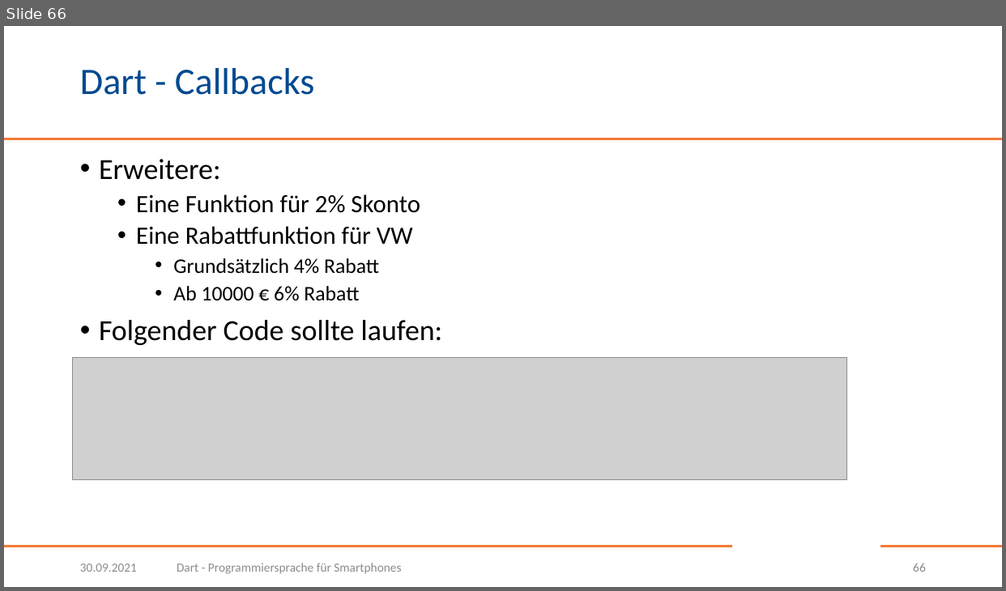
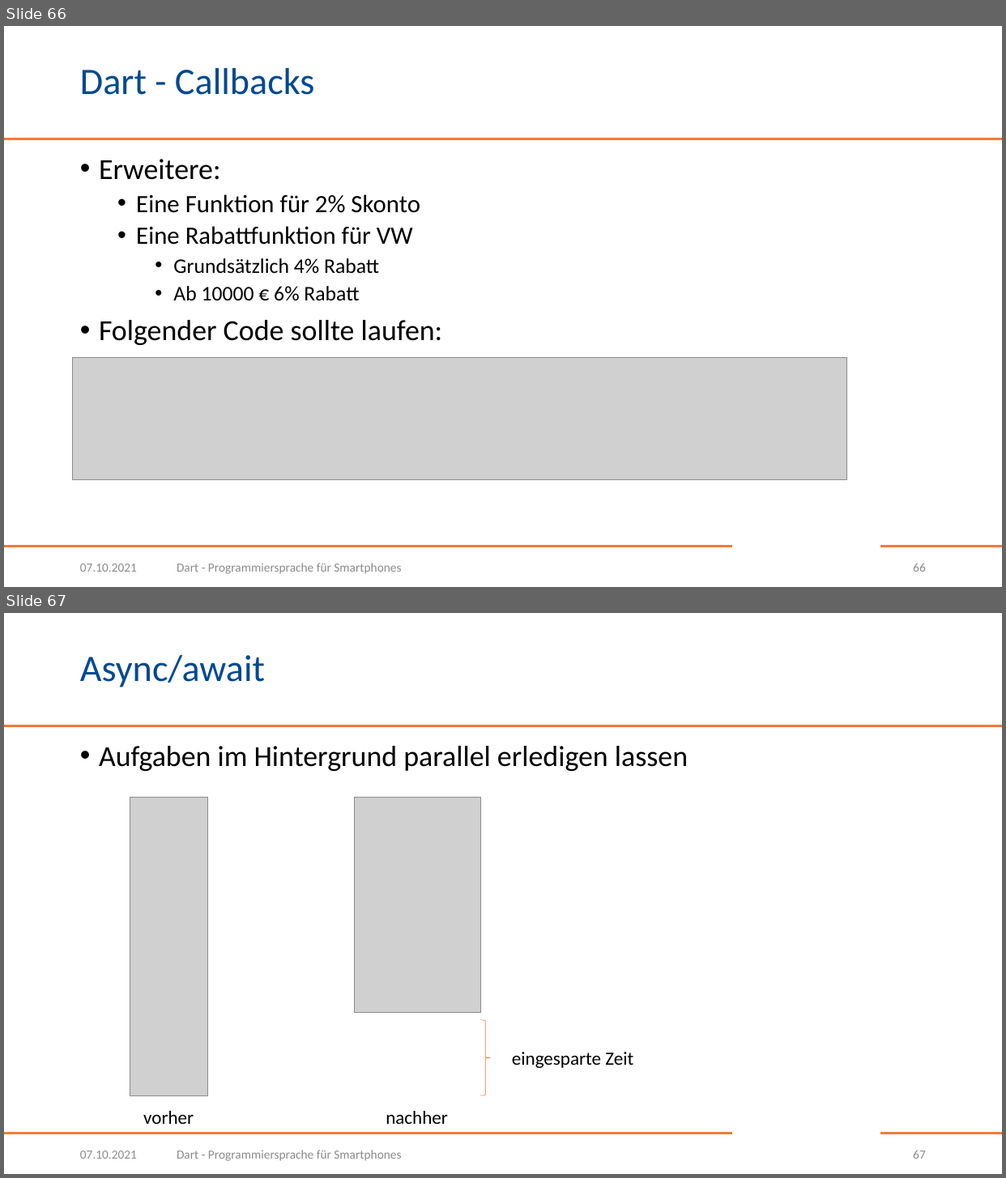
Before and after one commit to BogyMitutoyoCTL/Checklisten-App-2021, a slide deck: Dart.pptx. Shown one above the other, each under a label of ours: slide 66 before the commit, slides 66 and 67 after it. The pictures are 1006x591 and 1006x1178 pixels, drawn with LibreOffice and Linux fonts; fonts in the diff are those of the drawing; grey boxes stand for pictures; background and template pictures are left out. Boxes give left, top, right and bottom in pixels: in the first picture for what was removed or moved away, otherwise in the second. Text is boxed around its words. In the diff, an @@ line names an element or a change of style, - is before the commit and + after.

```diff
--- a/Dart.pptx
+++ b/Dart.pptx
@@ slide 67 added at box(4, 613, 1002, 1174), background #FFFFFF; not listed: 3 template elements that a slide beside it also shows @@
@@ title added at box(80, 655, 265, 688), 36 pt, text #004990 @@
+Async/await
@@ text added at box(99, 746, 688, 771), 28 pt, text #000000 @@
+• Aufgaben im Hintergrund parallel erledigen lassen
@@ picture added at box(130, 798, 208, 1097) @@
@@ picture added at box(355, 798, 480, 1013) @@
@@ right brace added at box(481, 1020, 491, 1096), outline #F47836 0.5 pt @@
@@ text added at box(512, 1052, 633, 1068), 18 pt, text #000000 @@
+eingesparte Zeit
@@ text added at box(143, 1111, 194, 1124), 18 pt, text #000000 @@
+vorher
@@ text added at box(386, 1111, 448, 1124), 18 pt, text #000000 @@
+nachher
@@ text added at box(80, 1151, 137, 1159), 12 pt, text #8C8C8C @@
+07.10.2021
@@ text added at box(177, 1150, 401, 1161), 12 pt, text #8C8C8C @@
+Dart - Programmiersprache für Smartphones
@@ page number added at box(913, 1150, 926, 1159), 12 pt, text #8C8C8C @@
+67
@@ slide 66 changed as well @@
@@ text at box(80, 564, 137, 572): text changed @@
-30.09.2021
+07.10.2021
```
Also in this commit, not shown: 68 other slides changed, 3 other slides added.
